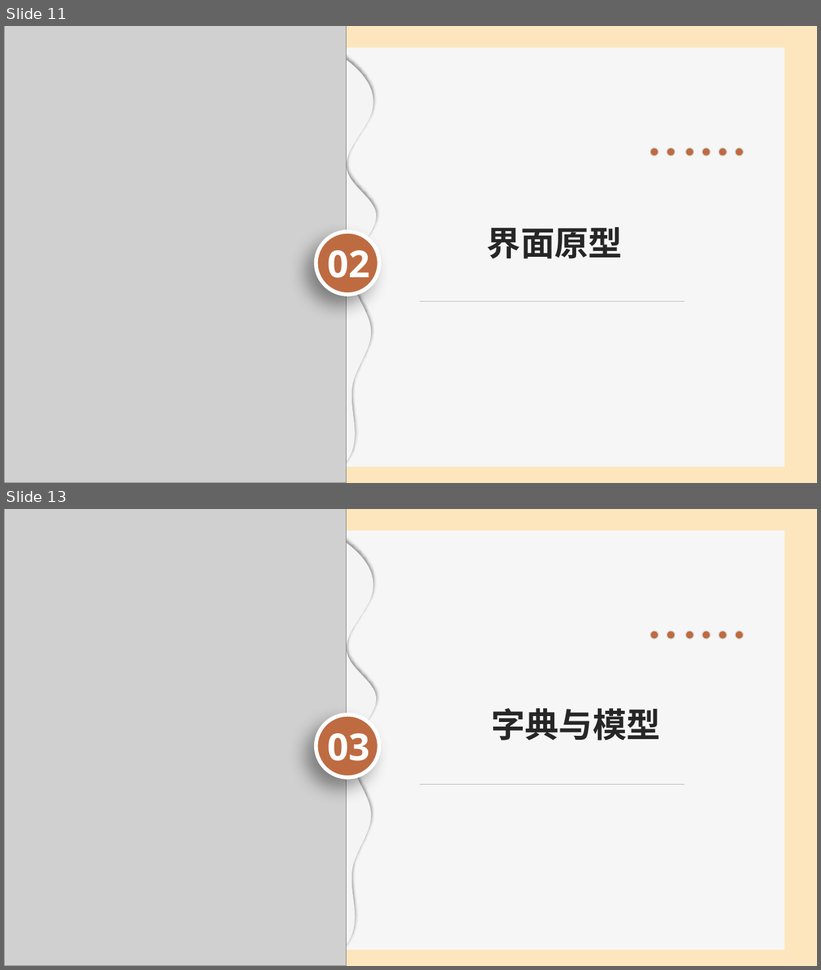
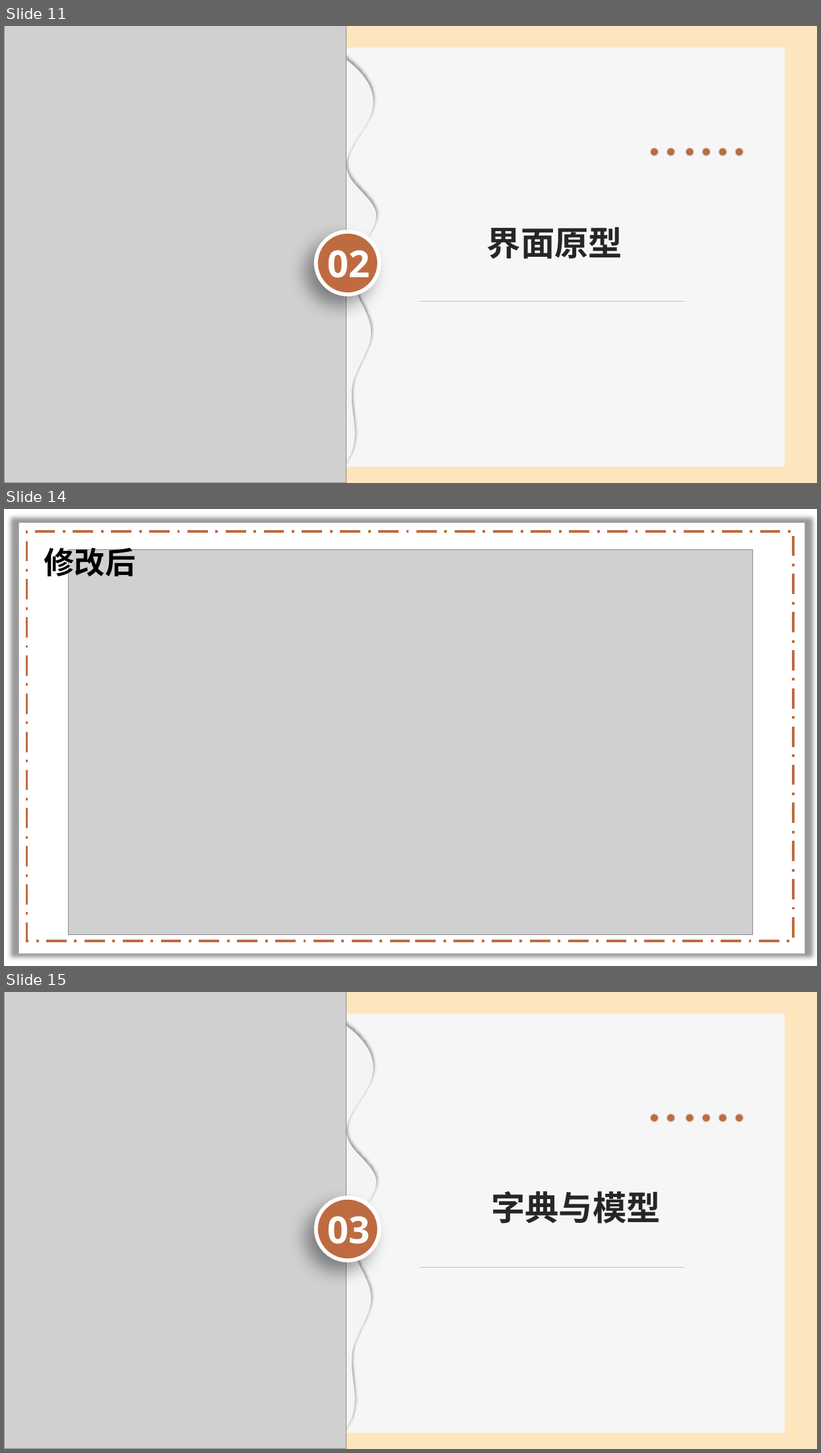
Before and after one commit to lenovo-wu/G11ZUCC, a slide deck: 需求规格说明.pptx. Shown one above the other, each under a label of ours: slides 11 and 13 before the commit, slides 11, 14 and 15 after it; the slides between them are not shown. The pictures are 821x970 and 821x1453 pixels, drawn with LibreOffice and Linux fonts; fonts in the diff are those of the drawing; grey boxes stand for pictures; background and template pictures are left out. Boxes give left, top, right and bottom in pixels: in the first picture for what was removed or moved away, otherwise in the second. Text is boxed around its words. In the diff, an @@ line names an element or a change of style, - is before the commit and + after.

```diff
--- a/需求规格说明.pptx
+++ b/需求规格说明.pptx
@@ slide 14 added at (4, 509, 817, 966), background picture (left out); not listed: 1 template element that a slide beside it also shows @@
@@ rectangle added at (26, 531, 794, 941), outline #BE6B41 3 pt dashed @@
@@ text added at (44, 542, 136, 581), 36 pt, text #000000, bold @@
+修改后
@@ picture added at (69, 549, 752, 935) @@
@@ what was slide 13 is now slide 15 @@
```
Also in this commit, not shown: 1 slide changed, 2 other slides added, 1 slide removed, 1 other file.
